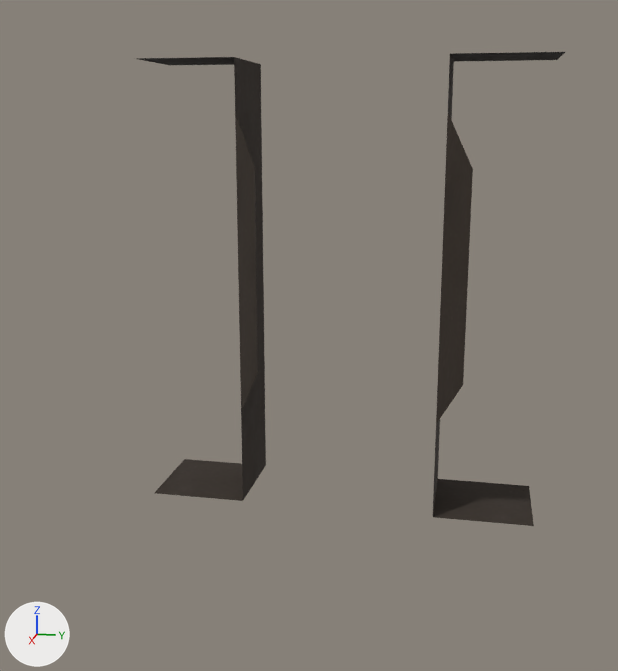
The glTF model assets/models/connectors.glb as it was, and as the next commit left it.
Before and after are seen from a 50 mm camera at (16.64, -2.16, 3.88) aimed at (9.21, -3.64, 2.02). Arrows for +X, +Y and +Z are at lower left; the lights stay in place.

In view in the first picture: 'connectorDirt-col', 'connectorDirt2-col'.
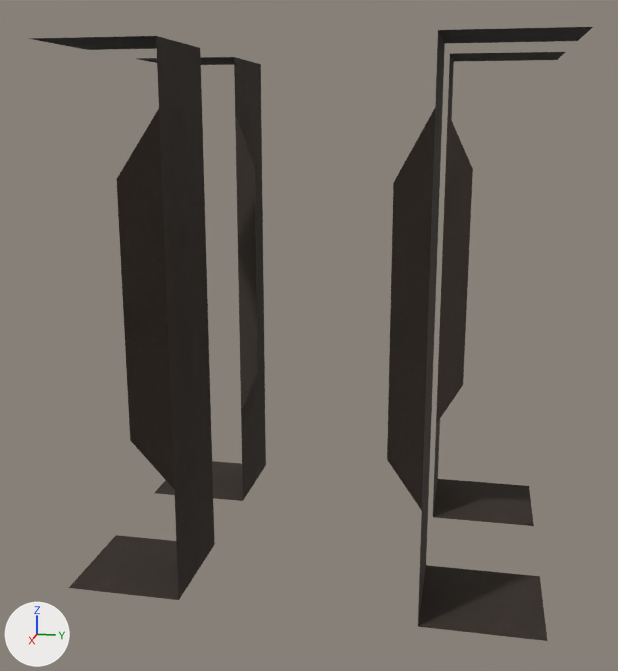
Commit message: added two more dirt-brick connectors

Diff of the bpy script that builds the scene:
```diff
--- a/assets/models/connectors.glb.py
+++ b/assets/models/connectors.glb.py
@@ me_plane_018 @@
+me_plane_018.from_pydata(...)  # 20 vertices, 20 faces; spans x -0.5..0.75, y 0.25..1.5, z 0.0..4.5
+me_plane_018.materials.append(mat_material_001)
@@ me_plane_005 @@
+me_plane_005.from_pydata(...)  # 20 vertices, 20 faces; spans x -0.5..0.75, y -0.5..0.5, z 0.0..4.5
+me_plane_005.materials.append(mat_material_001)
@@ ob_connectordirt4_col @@
+ob_connectordirt4_col = bpy.data.objects.new('connectorDirt4-col', me_plane_018)
+ob_connectordirt4_col.location = (10.0, -3.0, 0.0)
@@ ob_connectordirt3_col @@
+ob_connectordirt3_col = bpy.data.objects.new('connectorDirt3-col', me_plane_005)
+ob_connectordirt3_col.location = (10.0, -5.0, 0.0)
```

Boxes (x1, y1, x2, y2) around the edits, measured in the pictures (618 x 671 px):
'connectorDirt3-col', added: after (30, 36, 215, 600)
'connectorDirt4-col', added: after (387, 27, 593, 641)
